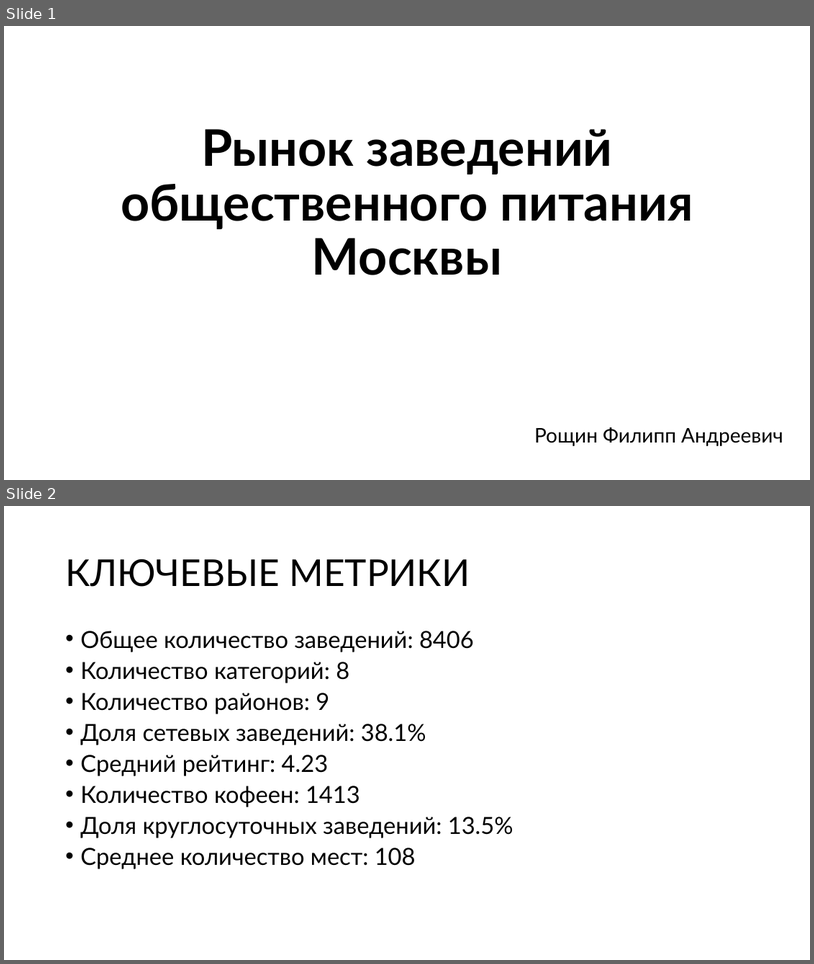
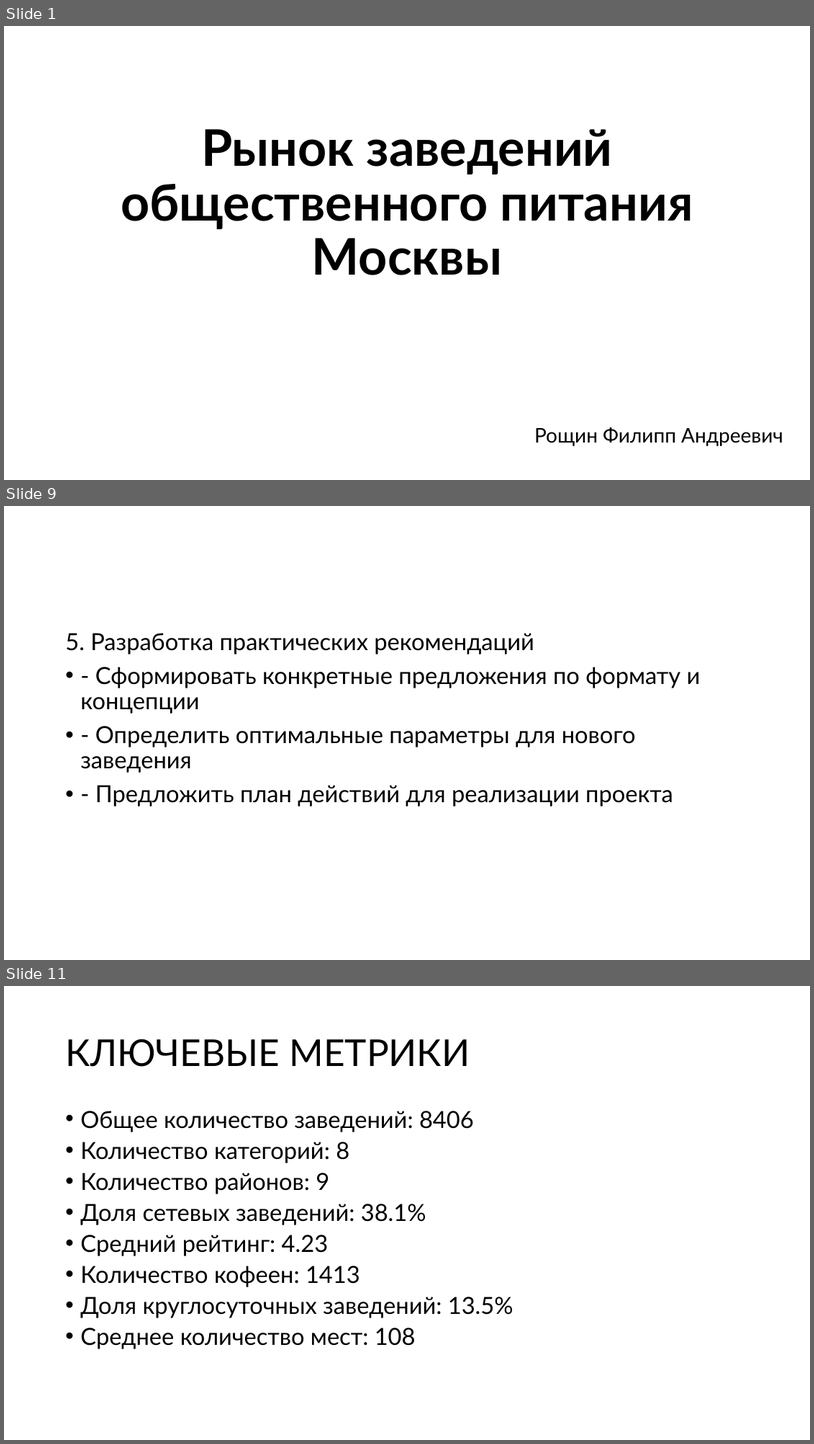
Before and after one commit to PHILIPP111007/masters_degree_Roshchin_M25-555, a slide deck: BI/moscow_places/moscow_places_hw.pptx. Shown one above the other, each under a label of ours: slides 1 and 2 before the commit, slides 1, 9 and 11 after it; the slides between them are not shown. The pictures are 814x964 and 814x1444 pixels, drawn with LibreOffice and Linux fonts; fonts in the diff are those of the drawing. Boxes give left, top, right and bottom in pixels: in the first picture for what was removed or moved away, otherwise in the second. Text is boxed around its words. In the diff, an @@ line names an element or a change of style, - is before the commit and + after.

```diff
--- a/BI/moscow_places/moscow_places_hw.pptx
+++ b/BI/moscow_places/moscow_places_hw.pptx
@@ slide 9 added at box(4, 506, 810, 960), background #FFFFFF @@
@@ text added at box(65, 633, 701, 806), 28 pt, text #000000 @@
+5. Разработка практических рекомендаций
+• - Сформировать конкретные предложения по формату и концепции
+• - Определить оптимальные параметры для нового заведения
+• - Предложить план действий для реализации проекта
@@ what was slide 2 is now slide 11 @@
```
Also in this commit, not shown: 2 slides changed, 14 other slides added, 2 other files.
